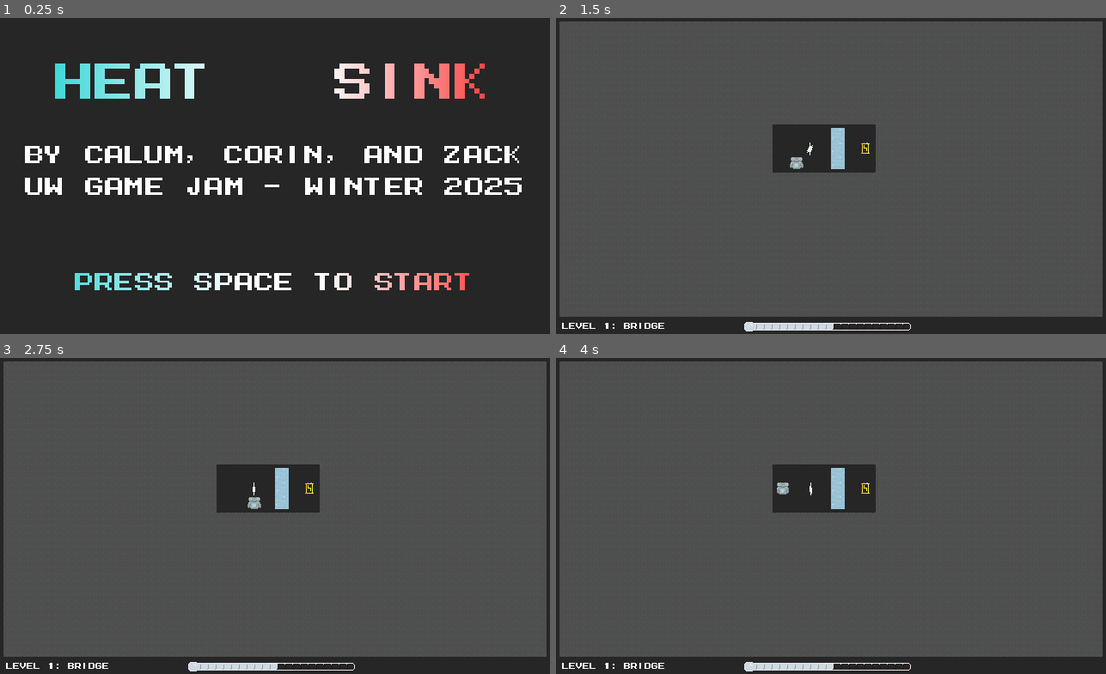
Above: before the commit, frames 1-4 (two rows, left to right).
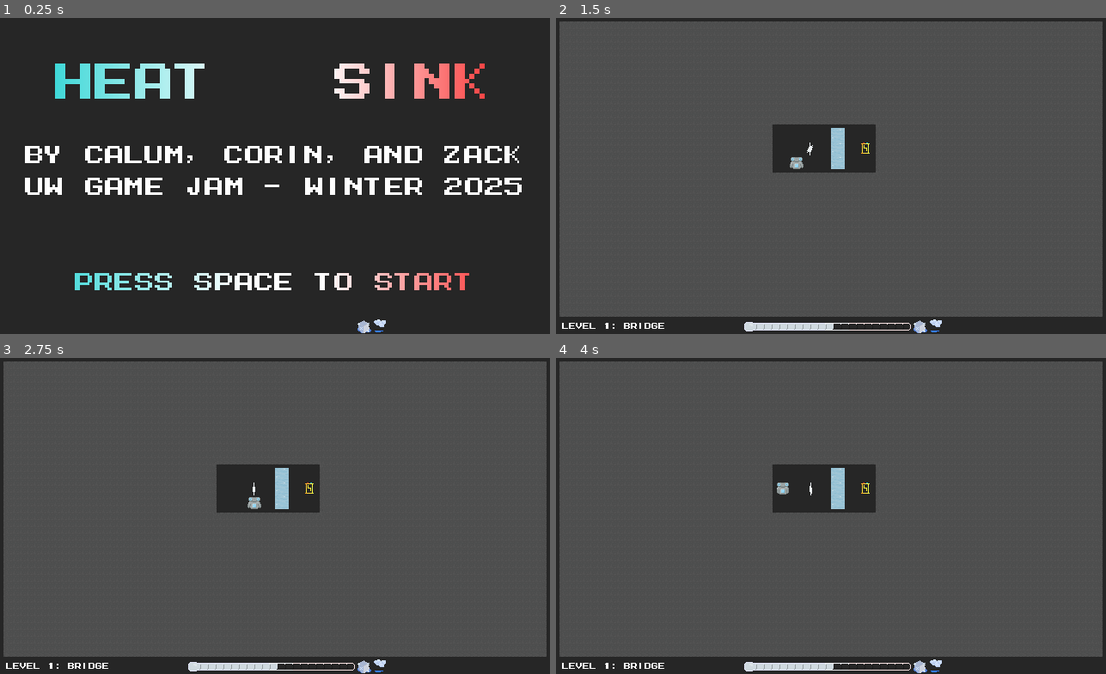
Above: after the commit, the same moments.

Repository: PhotonChaos/TemperatureBalance
Game: Godot game, scene res://scenes/main.tscn
Same seed, same stepped clock (60 frames per second), same inputs: the game is played once before the commit and once after it.
Inputs (mouse positions are in pixels of both pictures, inside the frame that each line leads up to):
- Up to frame 1 (0.25 s): no input
- Up to frame 2 (1.5 s): tap Space (start_game) at 0.5, 1.35 s; move the mouse to (952, 160) at 0.52 s; hold Right (move_right) 0.53-1.28 s; hold Space (start_game) 0.53-1.28 s; click (952, 160) at 0.67 s; move the mouse to (721, 191) at 1.27 s; hold Down (move_down) from 1.28 s (still down)
- Up to frame 3 (2.75 s): move the mouse to (330, 446) at 2.02 s; release Down (move_down) at 2.03 s; hold Right (move_right) from 2.03 s (still down); hold Space (start_game) from 2.03 s (still down)
- Up to frame 4 (4 s): move the mouse to (803, 579) at 2.77 s; release Right (move_right) at 2.78 s; release Space (start_game) at 2.78 s; hold Up (move_up) 2.78-3.53 s; tap Space (start_game) at 2.85 s; click (803, 579) at 2.92 s; tap R (retry) at 3.5 s; move the mouse to (996, 563) at 3.52 s; hold Left (move_left) from 3.53 s (still down); hold Space (start_game) from 3.53 s (still down)

The runs differ from the first frame. In frame 1, 0.1% of the frame differs, in the area x 65-71%, y 95-100%; in frame 2, 0.1%; in frame 3, 0.1%; in frame 4, 0.1%.

Commit message:
Icon test

Diff:
--- a/scenes/main.tscn
+++ b/scenes/main.tscn
@@ -25,9 +25,78 @@
 [ext_resource type="AudioStream" uid="uid://bk3wydsiedryw" path="res://audio/effects/Evaporate.wav" id="21_fs8h1"]
 [ext_resource type="Theme" uid="uid://coo5bwre2dob0" path="res://main_theme.tres" id="23_5yikk"]
 [ext_resource type="Script" path="res://scripts/level_stats.gd" id="24_pqpeu"]
+[ext_resource type="Texture2D" uid="uid://lan4vdrweiid" path="res://textures/UI/SteamIcon-Sheet.png" id="26_erw34"]
+[ext_resource type="Texture2D" uid="uid://cq4hx86kmjolt" path="res://textures/UI/IceCubeMelting-Sheet.png" id="26_toomn"]
+[ext_resource type="Texture2D" uid="uid://8vkk7efxs3l1" path="res://textures/UI/IceCubeFreezing-Sheet.png" id="27_vv8ik"]
 
 [sub_resource type="LabelSettings" id="LabelSettings_axt1d"]
 font_size = 11
+
+[sub_resource type="AtlasTexture" id="AtlasTexture_n8f4s"]
+atlas = ExtResource("26_erw34")
+region = Rect2(0, 0, 16, 16)
+
+[sub_resource type="AtlasTexture" id="AtlasTexture_bh2gx"]
+atlas = ExtResource("26_erw34")
+region = Rect2(16, 0, 16, 16)
+
+[sub_resource type="SpriteFrames" id="SpriteFrames_uvahb"]
+animations = [{
+"frames": [{
+"duration": 1.0,
+"texture": SubResource("AtlasTexture_n8f4s")
+}, {
+"duration": 1.0,
+"texture": SubResource("AtlasTexture_bh2gx")
+}],
+"loop": true,
+"name": &"default",
+"speed": 3.0
+}]
+
+[sub_resource type="AtlasTexture" id="AtlasTexture_sfkkf"]
+atlas = ExtResource("26_toomn")
+region = Rect2(0, 0, 16, 16)
+
+[sub_resource type="AtlasTexture" id="AtlasTexture_ol2to"]
+atlas = ExtResource("26_toomn")
+region = Rect2(16, 0, 16, 16)
+
+[sub_resource type="SpriteFrames" id="SpriteFrames_3eebf"]
+animations = [{
+"frames": [{
+"duration": 1.0,
+"texture": SubResource("AtlasTexture_sfkkf")
+}, {
+"duration": 1.0,
+"texture": SubResource("AtlasTexture_ol2to")
+}],
+"loop": true,
+"name": &"default",
+"speed": 3.0
+}]
+
+[sub_resource type="AtlasTexture" id="AtlasTexture_jndhx"]
+atlas = ExtResource("27_vv8ik")
+region = Rect2(0, 0, 16, 16)
+
+[sub_resource type="AtlasTexture" id="AtlasTexture_esybr"]
+atlas = ExtResource("27_vv8ik")
+region = Rect2(16, 0, 16, 16)
+
+[sub_resource type="SpriteFrames" id="SpriteFrames_sxotj"]
+animations = [{
+"frames": [{
+"duration": 1.0,
+"texture": SubResource("AtlasTexture_jndhx")
+}, {
+"duration": 1.0,
+"texture": SubResource("AtlasTexture_esybr")
+}],
+"loop": true,
+"name": &"default",
+"speed": 3.0
+}]
 
 [node name="MainGame" type="Node2D"]
 script = ExtResource("1_yeod1")
@@ -98,5 +167,21 @@
 label_settings = SubResource("LabelSettings_axt1d")
 vertical_alignment = 1
 
+[node name="Steam" type="AnimatedSprite2D" parent="."]
+position = Vector2(441, 359)
+sprite_frames = SubResource("SpriteFrames_uvahb")
+frame = 1
+frame_progress = 0.69481
+
+[node name="Melt" type="AnimatedSprite2D" parent="."]
+position = Vector2(424, 360)
+sprite_frames = SubResource("SpriteFrames_3eebf")
+
+[node name="Freeze" type="AnimatedSprite2D" parent="."]
+position = Vector2(424, 360)
+sprite_frames = SubResource("SpriteFrames_sxotj")
+frame = 1
+frame_progress = 0.418776
+
 [connection signal="start_game" from="MenuLayer/MainMenu" to="." method="start_game"]
 [connection signal="main_menu" from="WinScreenLayer/WinScreen" to="." method="_on_win_screen_main_menu"]
Not shown: 1 places in scenes/main.tscn that only renumber resources
Renamed: textures/IceCubeFreezing-Sheet.png -> textures/UI/IceCubeFreezing-Sheet.png
Not shown, changed: textures/UI/IceCubeFreezing-Sheet.png.import
Renamed: textures/IceCubeMelting-Sheet.png -> textures/UI/IceCubeMelting-Sheet.png
Not shown, changed: textures/UI/IceCubeMelting-Sheet.png.import
Renamed: textures/SteamIcon-Sheet.png -> textures/UI/SteamIcon-Sheet.png
Not shown, changed: textures/UI/SteamIcon-Sheet.png.import
